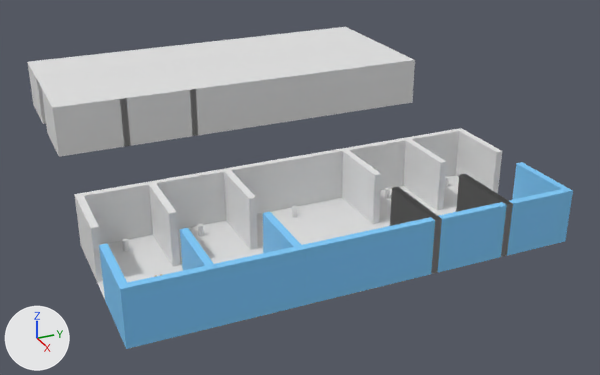
Renders of the Blender file blender/src/dascene.blend from each side of a commit.
Before and after are seen from a 50 mm camera at (179.2, -88.8, 107.6) aimed at (-32.1, 6.2, 1.9). The axes (+X, +Y, +Z) are drawn at lower left. The lights are the same throughout.
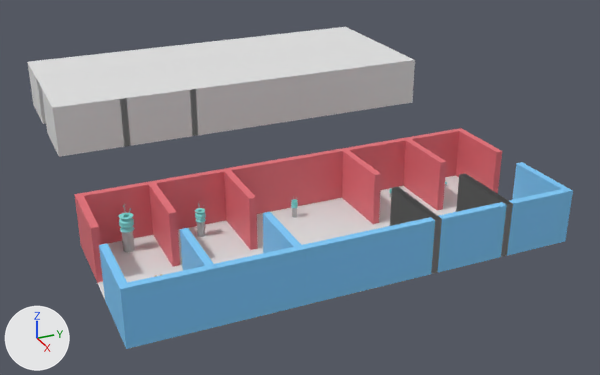
What differs and where, as boxes [x1, y1, x2, y2] in the pictures (600 x 375 px):
'Cube.014', recoloured
    both: [229, 149, 343, 214]
'Cube.006', recoloured
    both: [82, 182, 153, 245]
'Cube.022', recoloured
    both: [155, 169, 226, 230]
'Cube.008', recoloured
    both: [403, 137, 447, 210]
'Cube.005', recoloured (grey to red)
    both: [341, 148, 381, 224]
'Cube.021', recoloured
    both: [456, 128, 502, 194]
'Cube.017', recoloured
    both: [222, 168, 258, 250]
'Cube.009', recoloured (grey to red)
    both: [347, 138, 406, 190]
'Cube.016', recoloured
    both: [147, 181, 180, 266]
'Cube.004', recoloured
    both: [74, 193, 103, 283]
'Cube.023', recoloured (grey to red)
    both: [409, 129, 459, 177]
'Cylinder.005', moved, rescaled
    before: [385, 188, 390, 199]
    after: [121, 231, 135, 252]
'Vase.XL', added
    after: [118, 205, 135, 232]
'Cylinder.004', moved, rescaled
    before: [122, 239, 129, 252]
    after: [196, 222, 205, 237]
'Vase.L', added
    after: [195, 204, 206, 223]
'Vase.M', added
    after: [291, 199, 298, 208]

Diff of the bpy script that builds the scene:
```diff
--- a/blender/src/dascene.blend.py
+++ b/blender/src/dascene.blend.py
@@ me_cube_023 @@
 me_cube_023.from_pydata(...)  # 8 vertices, 6 faces; spans x -1.0..1.0, y -1.0..1.0, z -1.0..1.0
+me_cube_023.materials.append(mat_rosered)  # red #e76f77
@@ me_cube_025 @@
 me_cube_025.from_pydata(...)  # 8 vertices, 6 faces; spans x -1.0..1.0, y -1.0..1.0, z -1.0..1.0
+me_cube_025.materials.append(mat_rosered)  # red #e76f77
@@ me_cube_044 @@
 me_cube_044.from_pydata(...)  # 8 vertices, 6 faces; spans x -1.0..1.0, y -1.0..1.0, z -1.0..1.0
+me_cube_044.materials.append(mat_rosered)  # red #e76f77
@@ me_cube_049 @@
 me_cube_049.from_pydata(...)  # 8 vertices, 6 faces; spans x -1.0..1.0, y -1.0..1.0, z -1.0..1.0
+me_cube_049.materials.append(mat_rosered)  # red #e76f77
@@ me_cube_050 @@
 me_cube_050.from_pydata(...)  # 8 vertices, 6 faces; spans x -1.0..1.0, y -1.0..1.0, z -1.0..1.0
+me_cube_050.materials.append(mat_rosered)  # red #e76f77
@@ me_cube_051 @@
 me_cube_051.from_pydata(...)  # 8 vertices, 6 faces; spans x -1.0..1.0, y -1.0..1.0, z -1.0..1.0
+me_cube_051.materials.append(mat_rosered)  # red #e76f77
@@ me_cube_059 @@
 me_cube_059.from_pydata(...)  # 8 vertices, 6 faces; spans x -1.0..1.0, y -1.0..1.0, z -1.0..1.0
+me_cube_059.materials.append(mat_rosered)  # red #e76f77
@@ me_cube_060 @@
 me_cube_060.from_pydata(...)  # 8 vertices, 6 faces; spans x -1.0..1.0, y -1.0..1.0, z -1.0..1.0
+me_cube_060.materials.append(mat_rosered)  # red #e76f77
@@ me_cube_061 @@
 me_cube_061.from_pydata(...)  # 8 vertices, 6 faces; spans x -1.0..1.0, y -1.0..1.0, z -1.0..1.0
+me_cube_061.materials.append(mat_rosered)  # red #e76f77
@@ me_cube_088 @@
 me_cube_088.from_pydata(...)  # 8 vertices, 6 faces; spans x -1.0..1.0, y -1.0..1.0, z -1.0..1.0
+me_cube_088.materials.append(mat_rosered)  # red #e76f77
@@ me_cube_089 @@
 me_cube_089.from_pydata(...)  # 8 vertices, 6 faces; spans x -1.0..1.0, y -1.0..1.0, z -1.0..1.0
+me_cube_089.materials.append(mat_rosered)  # red #e76f77
@@ ob_cylinder_005 @@
 ob_cylinder_005 = bpy.data.objects.new('Cylinder.005', me_cylinder_012)
-ob_cylinder_005.location = (-18.2, 29.0, 1.5)
-ob_cylinder_005.scale = (0.751, 0.751, -1.54)
+ob_cylinder_005.location = (-18.2, -50.2, 3.1)
+ob_cylinder_005.scale = (1.5, 1.5, -3.08)
@@ ob_cylinder_004 @@
 ob_cylinder_004 = bpy.data.objects.new('Cylinder.004', me_cylinder_020)
-ob_cylinder_004.location = (-18.2, -51.0, 1.5)
-ob_cylinder_004.scale = (0.751, 0.751, -1.54)
+ob_cylinder_004.location = (-18.2, -29.9, 2.3)
+ob_cylinder_004.scale = (1.13, 1.13, -2.31)
@@ ob_vase_xl @@
+ob_vase_xl = bpy.data.objects.new('Vase.XL', me_cube_004)  # 1299 vertices, 1235 faces; spans x -1.0..0.98, y -0.98..0.98, z -2.43..0.98; in mat_mat1 (cyan #84e7e4)
+ob_vase_xl.location = (-18.2, -50.1, 8.2)
+ob_vase_xl.rotation_euler = (3.142, 0.0, 0.0)  # degrees (180, 0, 0)
+ob_vase_xl.scale = (2.0, 2.0, 2.0)
@@ ob_vase_l @@
+ob_vase_l = bpy.data.objects.new('Vase.L', me_cube_004.copy())
+ob_vase_l.location = (-18.2, -29.9, 6.1)
+ob_vase_l.rotation_euler = (3.142, 0.0, 0.0)  # degrees (180, 0, 0)
+ob_vase_l.scale = (1.5, 1.5, 1.5)
@@ ob_vase_m @@
+ob_vase_m = bpy.data.objects.new('Vase.M', me_cube_004.copy())
+ob_vase_m.location = (-18.2, -1.8, 4.1)
+ob_vase_m.rotation_euler = (3.142, 0.0, 0.0)  # degrees (180, 0, 0)
```
